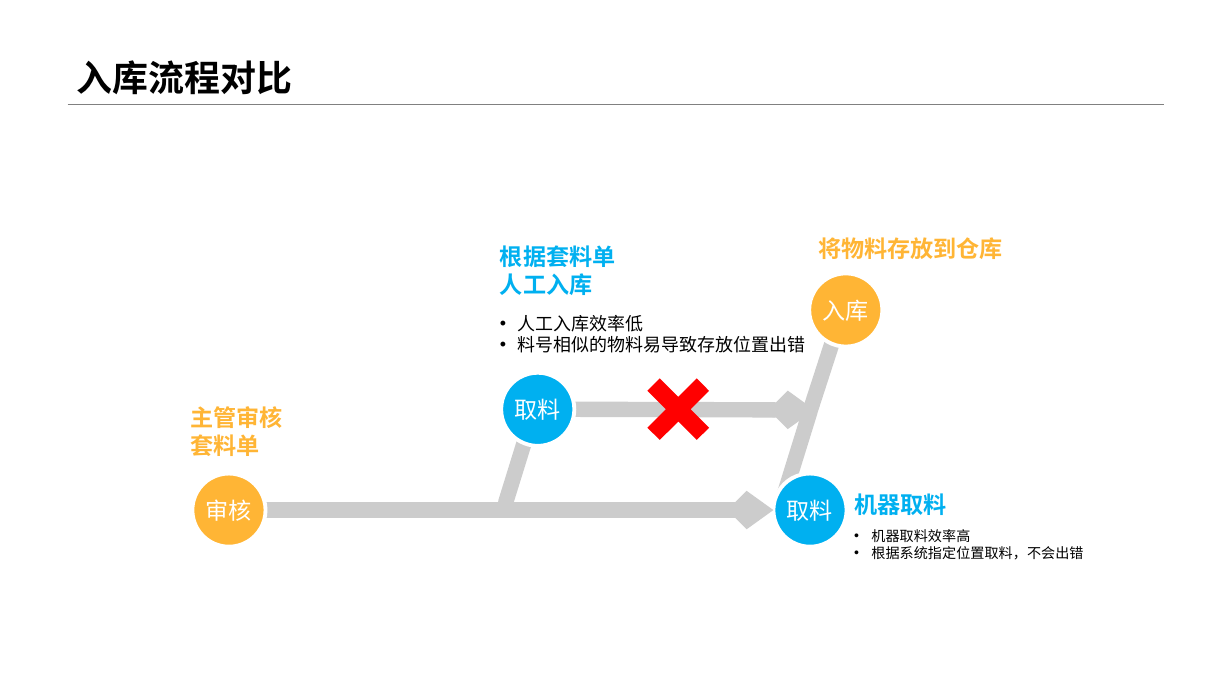
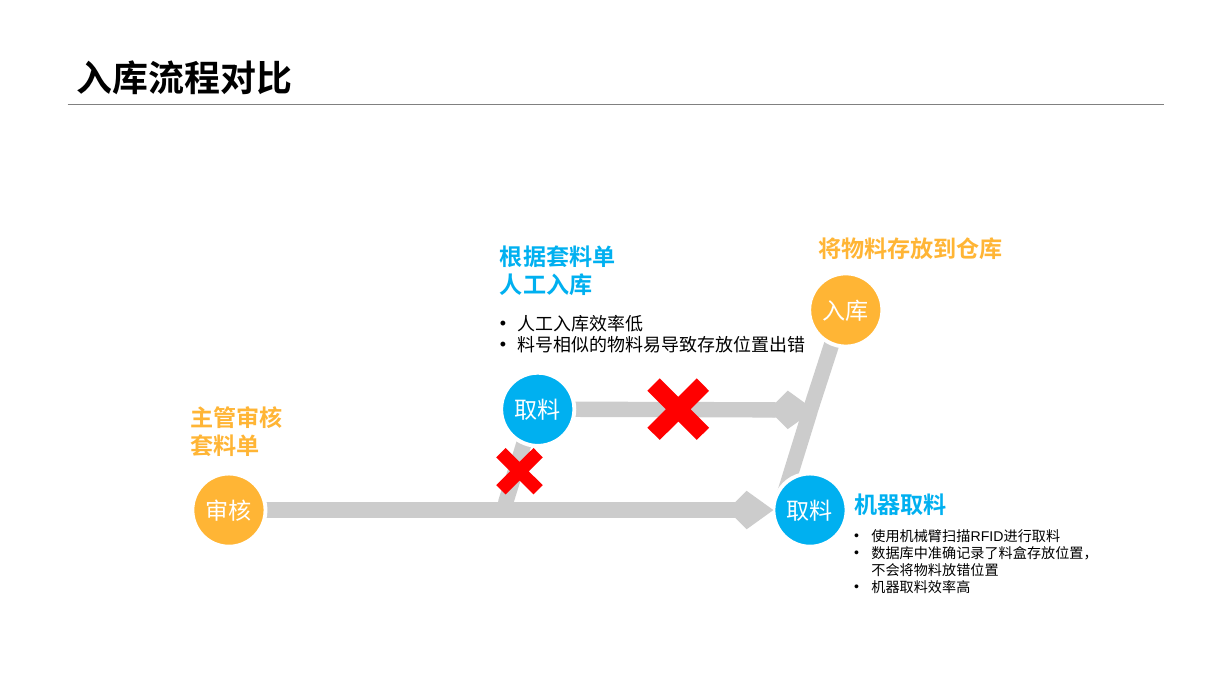
Before and after one commit to Samsuik686/UW, a slide deck: slide 20 of Document/产品发布/产品介绍/UW无人仓库宣传.pptx. Drawn at 1232x693 pixels with LibreOffice and Linux fonts; fonts in the diff are those of the drawing; background and template pictures are left out. Boxes give left, top, right and bottom in pixels: in the first picture for what was removed or moved away, otherwise in the second. Text is boxed around its words. In the diff, an @@ line names an element or a change of style, - is before the commit and + after.

```diff
--- a/Document/产品发布/产品介绍/UW无人仓库宣传.pptx
+++ b/Document/产品发布/产品介绍/UW无人仓库宣传.pptx
@@ freeform shape added at (496, 448, 543, 494), fill #FF0000 @@
@@ text at (871, 529, 1097, 576): paragraphs added @@
+• 使用机械臂扫描RFID进行取料
+• 数据库中准确记录了料盒存放位置，不会将物料放错位置
@@ text at (871, 546, 1083, 560): paragraph removed @@
-• 根据系统指定位置取料，不会出错
```
Also in this commit, not shown: 7 other slides changed.
